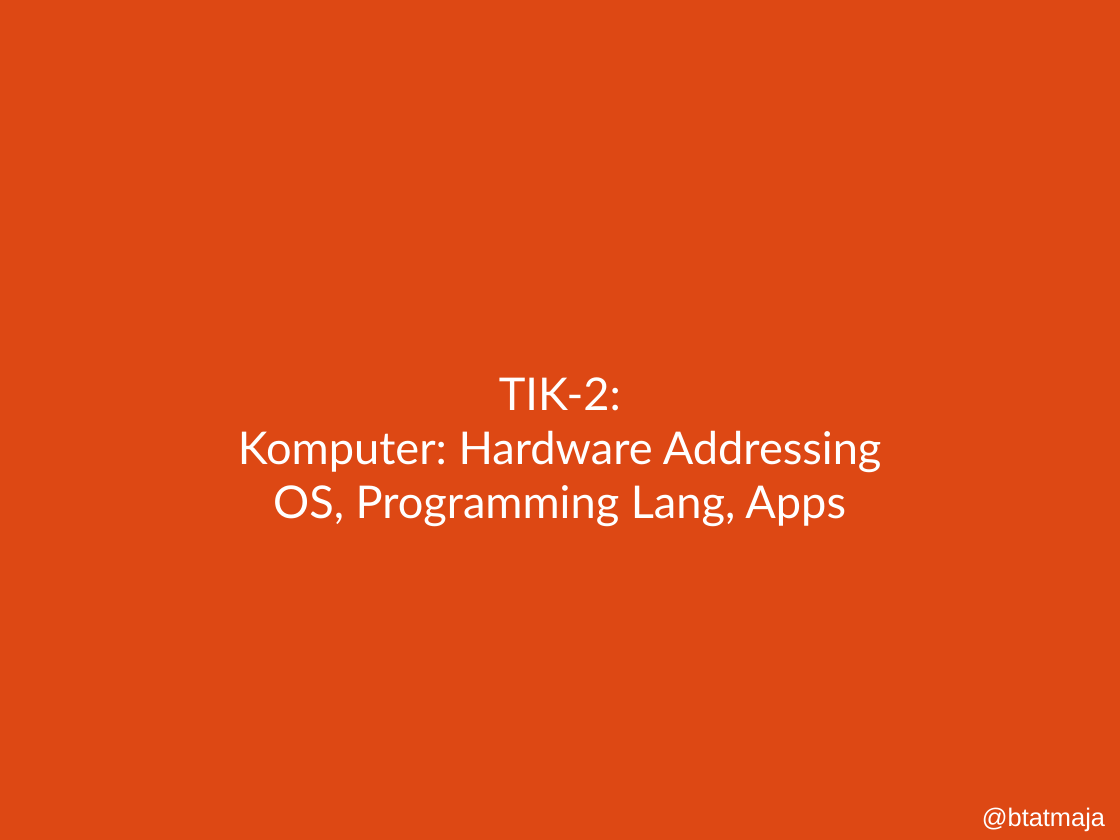
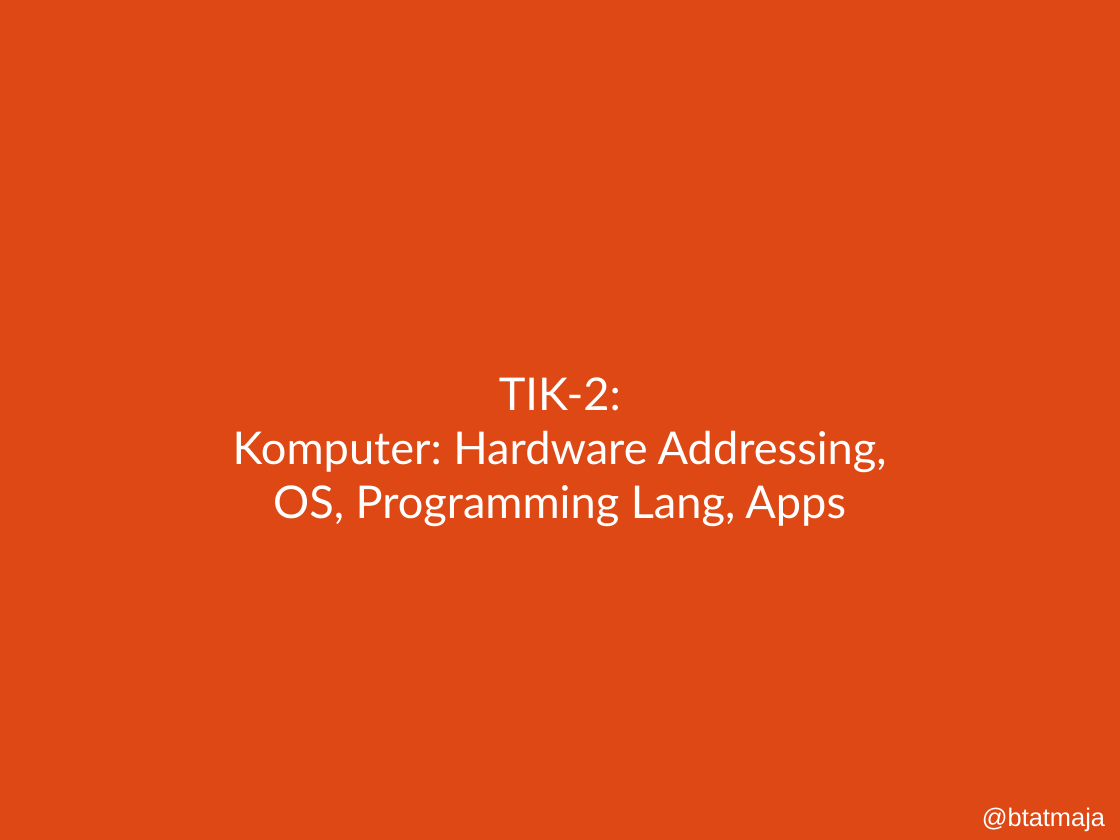
Before and after one commit to bagustris/TIK, a slide deck: slide 1 of tik-2a.odp. Drawn at 1120x840 pixels with LibreOffice and Linux fonts; fonts in the diff are those of the drawing. Boxes give left, top, right and bottom in pixels: in the first picture for what was removed or moved away, otherwise in the second. Text is boxed around its words. In the diff, an @@ line names an element or a change of style, - is before the commit and + after.

```diff
--- a/tik-2a.odp
+++ b/tik-2a.odp
@@ subtitle at bbox=[233, 430, 887, 473]: text changed @@
-Komputer: Hardware Addressing
+Komputer: Hardware Addressing,
```
Also in this commit, not shown: 6 other files.
